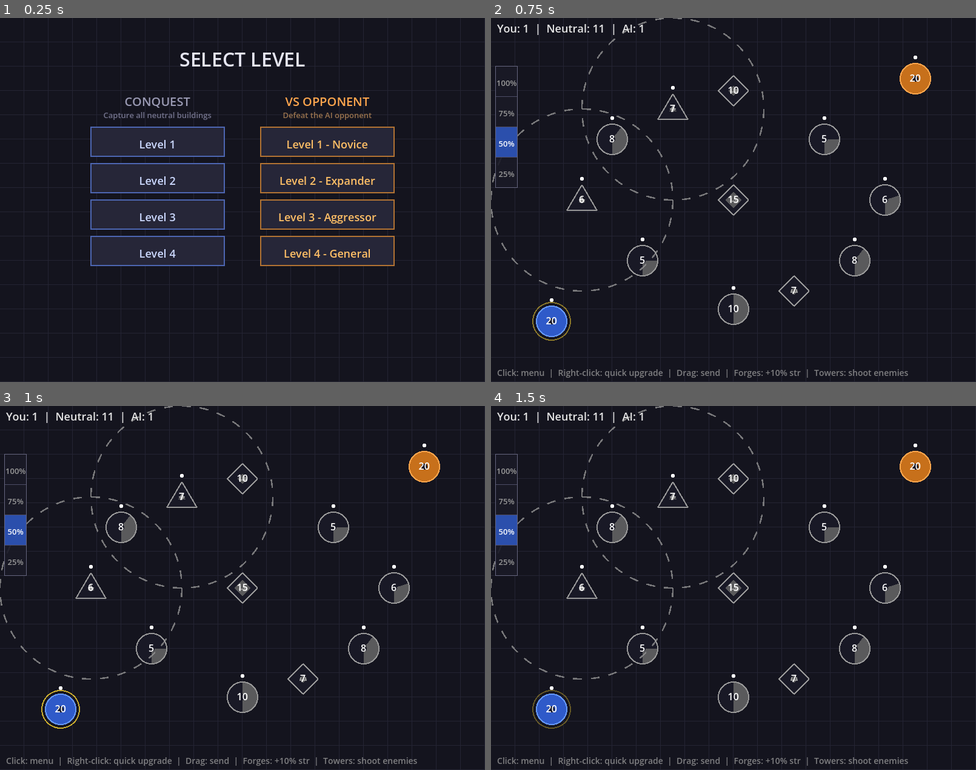
Above: before the commit, frames 1-4 (two rows, left to right).
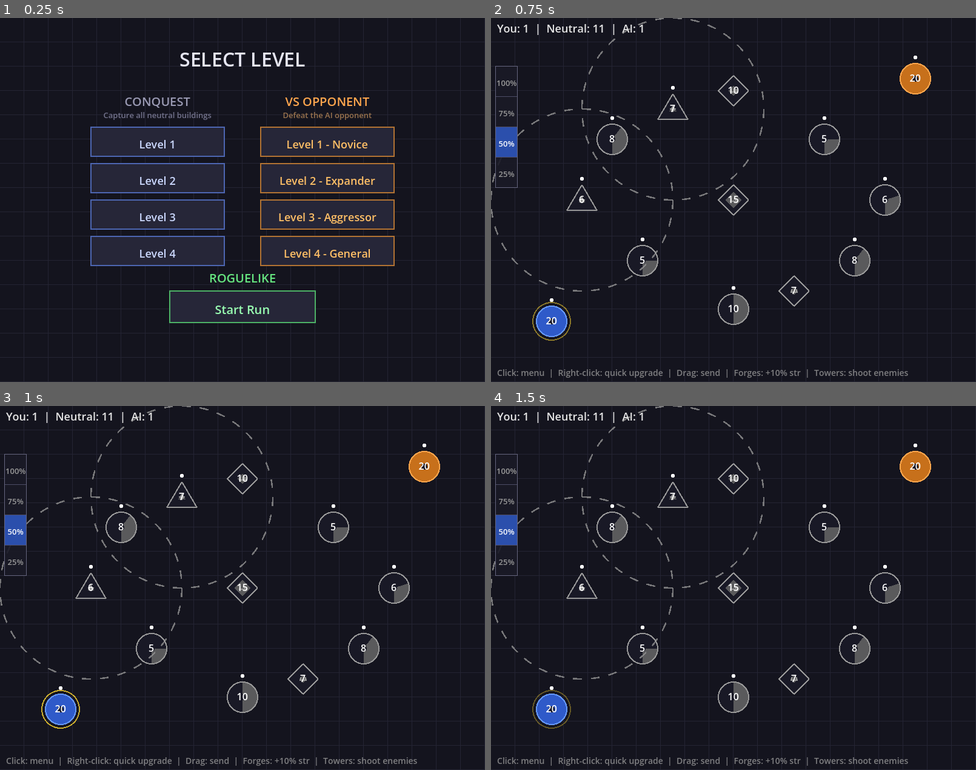
Above: after the commit, the same moments.

Repository: jamesrp/rts_game
Game: Godot game, scene res://main.tscn
Same seed, same stepped clock (60 frames per second), same inputs: the game is played once before the commit and once after it.
Inputs (mouse positions are in pixels of both pictures, inside the frame that each line leads up to):
- Up to frame 1 (0.25 s): no input
- Up to frame 2 (0.75 s): tap Enter at 0.5 s; move the mouse to (840, 181) at 0.52 s; click (840, 181) at 0.67 s
- Up to frame 3 (1 s): no input
- Up to frame 4 (1.5 s): tap Space at 1.25 s; drag from (636, 606) to (709, 660) at 1.27 s

The runs differ from the first frame. In frame 1, 2.8% of the frame differs, in the area x 34-66%, y 70-84%; in frame 2, nothing differs; in frame 3, nothing differs; in frame 4, nothing differs.

Commit message:
Add roguelike game mode with multi-act run structure
Adds a roguelike layer with procedural node map, branching paths,
battle encounters, and run progression across multiple acts.

Co-Authored-By: Claude Opus 4.6 <noreply@anthropic.com>

Diff:
--- a/game/main.gd
+++ b/game/main.gd
@@ -49,6 +49,16 @@
 
 # === AI State ===
 var ai_timer: float = 0.0
+
+# === Roguelike Run State ===
+var in_roguelike_run: bool = false
+var run_hp: int = 100
+var run_max_hp: int = 100
+var run_act: int = 1
+var run_map: Array = []  # Array of rows, each row is array of node dicts
+var run_current_row: int = 0
+var run_last_node: int = -1  # Column index chosen in current row
+var run_overlay: String = ""  # "", "run_over", "run_won"
 
 # === Level Select UI ===
 var level_buttons: Array = []
@@ -92,6 +102,14 @@
 			"level": i + 1,
 			"label": ai_labels[i],
 		})
+
+	# Roguelike button (centered below both columns)
+	level_buttons.append({
+		"rect": Rect2(cx - 120, start_y + 4 * (btn_h + gap) + 30, 240, 52),
+		"mode": "roguelike",
+		"level": 0,
+		"label": "Start Run",
+	})
 
 func _create_sfx(duration_sec: float, generator: Callable) -> AudioStreamPlayer:
 	var sample_rate := 22050
@@ -157,6 +175,283 @@
 			var val := (sin(TAU * 600.0 * t) + 0.2 * sin(TAU * 1200.0 * t)) * env * 0.6
 			data[i] = int((val * 0.5 + 0.5) * 255.0)
 	)
+
+# === Roguelike Run ===
+
+func _start_roguelike_run() -> void:
+	run_hp = 100
+	run_max_hp = 100
+	run_act = 1
+	run_current_row = 0
+	run_last_node = -1
+	run_overlay = ""
+	run_map = _generate_run_map(run_act)
+	game_state = "roguelike_map"
+
+func _generate_run_map(act: int) -> Array:
+	var map: Array = []
+	var row_counts: Array = [3, 3, 4, 3, 1]
+
+	for row_idx in range(row_counts.size()):
+		var row: Array = []
+		var count: int = row_counts[row_idx]
+		for col_idx in range(count):
+			var node_type: String
+			if row_idx == row_counts.size() - 1:
+				node_type = "boss"
+			else:
+				node_type = "battle"
+			var x: float = _get_map_node_x(col_idx, count)
+			var y: float = 500.0 - row_idx * 95.0
+			row.append({
+				"type": node_type,
+				"completed": false,
+				"position": Vector2(x, y),
+				"next_edges": [],
+			})
+		map.append(row)
+
+	# Generate edges between adjacent rows
+	for row_idx in range(map.size() - 1):
+		var cur_row: Array = map[row_idx]
+		var nxt_row: Array = map[row_idx + 1]
+		var incoming: Array = []
+		incoming.resize(nxt_row.size())
+		for i in range(nxt_row.size()):
+			incoming[i] = false
+
+		for col_idx in range(cur_row.size()):
+			# Natural mapping based on position ratio
+			var natural: int = int(float(col_idx) / float(cur_row.size()) * float(nxt_row.size()))
+			natural = clampi(natural, 0, nxt_row.size() - 1)
+			cur_row[col_idx]["next_edges"].append(natural)
+			incoming[natural] = true
+			# 50% chance to also connect to an adjacent node
+			if randf() < 0.5:
+				var alt: int = natural + (1 if randf() < 0.5 else -1)
+				alt = clampi(alt, 0, nxt_row.size() - 1)
+				if alt != natural and alt not in cur_row[col_idx]["next_edges"]:
+					cur_row[col_idx]["next_edges"].append(alt)
+					incoming[alt] = true
+
+		# Ensure every next-row node has at least one incoming edge
+		for i in range(nxt_row.size()):
+			if not incoming[i]:
+				var closest: int = clampi(int(float(i) / float(nxt_row.size()) * float(cur_row.size())), 0, cur_row.size() - 1)
+				if i not in cur_row[closest]["next_edges"]:
+					cur_row[closest]["next_edges"].append(i)
+
+	return map
+
+func _get_map_node_x(col: int, total: int) -> float:
+	if total == 1:
+		return 400.0
+	var margin: float = 150.0
+	var spacing: float = (800.0 - 2.0 * margin) / float(total - 1)
+	return margin + col * spacing
+
+func _is_node_available(row: int, col: int) -> bool:
+	if row != run_current_row:
+		return false
+	if run_map[row][col]["completed"]:
+		return false
+	if run_current_row == 0:
+		return true
+	# Check if any completed node in previous row connects here
+	for prev_col in range(run_map[run_current_row - 1].size()):
+		var prev_node: Dictionary = run_map[run_current_row - 1][prev_col]
+		if prev_node["completed"] and col in prev_node["next_edges"]:
+			return true
+	return false
+
+func _start_roguelike_battle(col: int) -> void:
+	run_last_node = col
+	var ai_level: int
+	if run_map[run_current_row][col]["type"] == "boss":
+		ai_level = clampi(run_act + 1, 2, 4)
+	else:
+		match run_act:
+			1: ai_level = 1 + (randi() % 2)
+			2: ai_level = 2 + (randi() % 2)
+			_: ai_level = 3 + (randi() % 2)
+		ai_level = clampi(ai_level, 1, 4)
+	_start_level("ai", ai_level)
+	in_roguelike_run = true
+
+func _return_from_roguelike_battle() -> void:
+	var won: bool = game_won
+	# Clean up battle state
+	buildings.clear()
+	unit_groups.clear()
+	visual_effects.clear()
+	context_menu_building_id = -1
+	context_menu_options.clear()
+	in_roguelike_run = false
+
+	if won:
+		run_map[run_current_row][run_last_node]["completed"] = true
+		var is_boss: bool = run_map[run_current_row][run_last_node]["type"] == "boss"
+		if is_boss:
+			if run_act >= 3:
+				run_overlay = "run_won"
+				game_state = "roguelike_map"
+			else:
+				run_act += 1
+				run_map = _generate_run_map(run_act)
+				run_current_row = 0
+				run_last_node = -1
+				game_state = "roguelike_map"
+		else:
+			run_current_row += 1
+			game_state = "roguelike_map"
+	else:
+		# Lost: take HP damage, still advance
+		run_hp -= 25
+		run_map[run_current_row][run_last_node]["completed"] = true
+		if run_hp <= 0:
+			run_hp = 0
+			run_overlay = "run_over"
+			game_state = "roguelike_map"
+		else:
+			run_current_row += 1
+			game_state = "roguelike_map"
+
+func _abandon_roguelike_run() -> void:
+	game_state = "level_select"
+	run_map.clear()
+
+func _input_roguelike_map(event: InputEvent) -> void:
+	if not (event is InputEventMouseButton and event.button_index == MOUSE_BUTTON_LEFT and event.pressed):
+		if event is InputEventKey and event.pressed and event.keycode == KEY_ESCAPE:
+			if run_overlay == "":
+				_abandon_roguelike_run()
+		return
+
+	# If overlay is showing, click dismisses it
+	if run_overlay == "run_over" or run_overlay == "run_won":
+		game_state = "level_select"
+		run_map.clear()
+		run_overlay = ""
+		return
+
+	# Check node clicks
+	if run_current_row >= run_map.size():
+		return
+	for col_idx in range(run_map[run_current_row].size()):
+		var node: Dictionary = run_map[run_current_row][col_idx]
+		if node["position"].distance_to(event.position) <= 22.0 and _is_node_available(run_current_row, col_idx):
+			sfx_click.play()
+			_start_roguelike_battle(col_idx)
+			return
+
+func _draw_roguelike_map() -> void:
+	_draw_background()
+	var font := ThemeDB.fallback_font
+
+	# Title
+	var title := "ACT %d" % run_act
+	var title_size := font.get_string_size(title, HORIZONTAL_ALIGNMENT_CENTER, -1, 28)
+	draw_string(font, Vector2(400 - title_size.x / 2, 40), title,
+		HORIZONTAL_ALIGNMENT_LEFT, -1, 28, Color(0.9, 0.85, 0.6))
+
+	# HP bar
+	var hp_text := "HP: %d / %d" % [run_hp, run_max_hp]
+	draw_string(font, Vector2(620, 40), hp_text,
+		HORIZONTAL_ALIGNMENT_LEFT, -1, 16, Color(0.9, 0.3, 0.3))
+	var bar_x: float = 620.0
+	var bar_y: float = 48.0
+	var bar_w: float = 150.0
+	var bar_h: float = 12.0
+	draw_rect(Rect2(bar_x, bar_y, bar_w, bar_h), Color(0.2, 0.1, 0.1))
+	var fill_w: float = bar_w * float(run_hp) / float(run_max_hp)
+	draw_rect(Rect2(bar_x, bar_y, fill_w, bar_h), Color(0.8, 0.2, 0.2))
+	draw_rect(Rect2(bar_x, bar_y, bar_w, bar_h), Color(0.5, 0.2, 0.2), false, 1.0)
+
+	# Draw edges
+	for row_idx in range(run_map.size() - 1):
+		for col_idx in range(run_map[row_idx].size()):
+			var node: Dictionary = run_map[row_idx][col_idx]
+			for next_col in node["next_edges"]:
+				var next_node: Dictionary = run_map[row_idx + 1][next_col]
+				var edge_color := Color(0.3, 0.3, 0.4)
+				if node["completed"]:
+					# Highlight the path taken
+					if run_map[row_idx + 1][next_col]["completed"]:
+						edge_color = Color(0.3, 0.5, 0.3, 0.7)
+					else:
+						edge_color = Color(0.25, 0.25, 0.3)
+				elif row_idx == run_current_row and _is_node_available(row_idx, col_idx):
+					edge_color = Color(0.4, 0.5, 0.7, 0.5)
+				draw_line(node["position"], next_node["position"], edge_color, 2.0)
+
+	# Draw nodes
+	for row_idx in range(run_map.size()):
+		for col_idx in range(run_map[row_idx].size()):
+			var node: Dictionary = run_map[row_idx][col_idx]
+			var pos: Vector2 = node["position"]
+			var available: bool = _is_node_available(row_idx, col_idx)
+
+			if node["completed"]:
+				draw_circle(pos, 14.0, Color(0.2, 0.2, 0.25))
+				draw_arc(pos, 14.0, 0, TAU, 32, Color(0.3, 0.3, 0.35), 2.0)
+				draw_line(pos + Vector2(-5, 0), pos + Vector2(-1, 4), Color(0.4, 0.6, 0.4), 2.0)
+				draw_line(pos + Vector2(-1, 4), pos + Vector2(5, -4), Color(0.4, 0.6, 0.4), 2.0)
+			elif node["type"] == "boss":
+				var boss_col := Color(0.9, 0.3, 0.2) if available else Color(0.5, 0.2, 0.15)
+				draw_circle(pos, 18.0, Color(0.15, 0.05, 0.05))
+				draw_arc(pos, 18.0, 0, TAU, 32, boss_col, 2.5)
+				# Skull-like icon: eyes and mouth
+				draw_circle(pos + Vector2(-4, -3), 2.0, boss_col)
+				draw_circle(pos + Vector2(4, -3), 2.0, boss_col)
+				draw_line(pos + Vector2(-3, 4), pos + Vector2(3, 4), boss_col, 1.5)
+				if available:
+					var pulse: float = 0.4 + 0.4 * sin(game_time * 3.0)
+					draw_arc(pos, 22.0, 0, TAU, 32, Color(0.9, 0.3, 0.2, pulse), 2.0)
+			elif available:
+				var pulse: float = 0.6 + 0.3 * sin(game_time * 3.0)
+				draw_circle(pos, 14.0, Color(0.15, 0.2, 0.35))
+				draw_arc(pos, 14.0, 0, TAU, 32, Color(0.4, 0.6, 1.0, pulse), 2.5)
+				# Crossed swords icon
+				draw_line(pos + Vector2(-5, -5), pos + Vector2(5, 5), Color(0.7, 0.8, 1.0), 2.0)
+				draw_line(pos + Vector2(5, -5), pos + Vector2(-5, 5), Color(0.7, 0.8, 1.0), 2.0)
+			else:
+				draw_circle(pos, 12.0, Color(0.12, 0.12, 0.16))
+				draw_arc(pos, 12.0, 0, TAU, 32, Color(0.25, 0.25, 0.3), 1.5)
+
+	# Row labels
+	var row_labels: Array = ["I", "II", "III", "IV", "BOSS"]
+	for row_idx in range(run_map.size()):
+		var y: float = run_map[row_idx][0]["position"].y + 5
+		var lbl: String = row_labels[row_idx] if row_idx < row_labels.size() else str(row_idx + 1)
+		draw_string(font, Vector2(30, y), lbl,
+			HORIZONTAL_ALIGNMENT_LEFT, -1, 14, Color(0.35, 0.35, 0.4))
+
+	# Instructions
+	var help := "Click a glowing node to battle  |  ESC to abandon run"
+	draw_string(font, Vector2(10, 590), help,
+		HORIZONTAL_ALIGNMENT_LEFT, -1, 14, Color(0.5, 0.5, 0.55))
+
+	# Overlays
+	if run_overlay == "run_over":
+		draw_rect(Rect2(0, 0, SCREEN_W, SCREEN_H), Color(0, 0, 0, 0.6))
+		var msg := "RUN OVER"
+		var msg_size := font.get_string_size(msg, HORIZONTAL_ALIGNMENT_CENTER, -1, 36)
+		draw_string(font, Vector2(400 - msg_size.x / 2, 270), msg,
+			HORIZONTAL_ALIGNMENT_LEFT, -1, 36, Color(1.0, 0.3, 0.3))
+		var sub := "Reached Act %d  |  Click to return" % run_act
+		var sub_size := font.get_string_size(sub, HORIZONTAL_ALIGNMENT_CENTER, -1, 18)
+		draw_string(font, Vector2(400 - sub_size.x / 2, 310), sub,
+			HORIZONTAL_ALIGNMENT_LEFT, -1, 18, Color(0.7, 0.5, 0.5))
+	elif run_overlay == "run_won":
+		draw_rect(Rect2(0, 0, SCREEN_W, SCREEN_H), Color(0, 0, 0, 0.6))
+		var msg := "VICTORY!"
+		var msg_size := font.get_string_size(msg, HORIZONTAL_ALIGNMENT_CENTER, -1, 36)
+		draw_string(font, Vector2(400 - msg_size.x / 2, 270), msg,
+			HORIZONTAL_ALIGNMENT_LEFT, -1, 36, Color(1.0, 0.85, 0.2))
+		var sub := "All 3 acts completed!  |  Click to return"
+		var sub_size := font.get_string_size(sub, HORIZONTAL_ALIGNMENT_CENTER, -1, 18)
+		draw_string(font, Vector2(400 - sub_size.x / 2, 310), sub,
+			HORIZONTAL_ALIGNMENT_LEFT, -1, 18, Color(0.8, 0.75, 0.5))
 
 # === Level Configurations ===
 
@@ -406,6 +701,10 @@
 	if game_state == "level_select":
 		queue_redraw()
 		return
+	if game_state == "roguelike_map":
+		game_time += delta
+		queue_redraw()
+		return
 
 	game_time += delta
 	if game_won or game_lost:
@@ -1020,10 +1319,16 @@
 	if game_state == "level_select":
 		_input_level_select(event)
 		return
+	if game_state == "roguelike_map":
+		_input_roguelike_map(event)
+		return
 
 	if game_won or game_lost:
 		if event is InputEventMouseButton and event.button_index == MOUSE_BUTTON_LEFT and event.pressed:
-			_return_to_menu()
+			if in_roguelike_run:
+				_return_from_roguelike_battle()
+			else:
+				_return_to_menu()
 		return
 
 	if event is InputEventMouseButton and event.button_index == MOUSE_BUTTON_LEFT:
@@ -1041,7 +1346,10 @@
 		for btn in level_buttons:
 			if btn["rect"].has_point(event.position):
 				sfx_click.play()
-				_start_level(btn["mode"], btn["level"])
+				if btn["mode"] == "roguelike":
+					_start_roguelike_run()
+				else:
+					_start_level(btn["mode"], btn["level"])
 				return
 
 func _handle_left_press(pos: Vector2) -> void:
@@ -1169,6 +1477,9 @@
 	if game_state == "level_select":
 		_draw_level_select()
 		return
+	if game_state == "roguelike_map":
+		_draw_roguelike_map()
+		return
 	_draw_background()
 	_draw_unit_group_lines()
 	_draw_drag_line()
@@ -1216,22 +1527,40 @@
 	draw_string(font, Vector2(right_x + (btn_w - sa_size.x) / 2, 165), sub_ai,
 		HORIZONTAL_ALIGNMENT_LEFT, -1, 13, Color(0.6, 0.45, 0.3))
 
+	# Roguelike header (centered below both columns)
+	var header_rl := "ROGUELIKE"
+	var hr_size := font.get_string_size(header_rl, HORIZONTAL_ALIGNMENT_CENTER, -1, 20)
+	var rl_header_y: float = 180.0 + 4.0 * (48.0 + 12.0) + 16.0
+	draw_string(font, Vector2(400 - hr_size.x / 2, rl_header_y), header_rl,
+		HORIZONTAL_ALIGNMENT_LEFT, -1, 20, Color(0.4, 0.9, 0.5))
+
 	# Buttons
 	for btn in level_buttons:
 		var r: Rect2 = btn["rect"]
+		var is_roguelike: bool = btn["mode"] == "roguelike"
 		var is_ai: bool = btn["mode"] == "ai"
 		var bg_color := Color(0.15, 0.15, 0.22)
-		var border_color := Color(0.3, 0.4, 0.7) if not is_ai else Color(0.7, 0.45, 0.2)
-		var text_color := Color(0.8, 0.85, 1.0) if not is_ai else Color(1.0, 0.75, 0.4)
+		var border_color: Color
+		var text_color: Color
+		if is_roguelike:
+			border_color = Color(0.3, 0.7, 0.4)
+			text_color = Color(0.6, 1.0, 0.7)
+		elif is_ai:
+			border_color = Color(0.7, 0.45, 0.2)
+			text_color = Color(1.0, 0.75, 0.4)
+		else:
+			border_color = Color(0.3, 0.4, 0.7)
+			text_color = Color(0.8, 0.85, 1.0)
 
 		draw_rect(r, bg_color)
 		draw_rect(r, border_color, false, 2.0)
 
 		var label: String = btn["label"]
-		var label_size := font.get_string_size(label, HORIZONTAL_ALIGNMENT_CENTER, -1, 18)
+		var font_size: int = 20 if is_roguelike else 18
+		var label_size := font.get_string_size(label, HORIZONTAL_ALIGNMENT_CENTER, -1, font_size)
 		draw_string(font, Vector2(r.position.x + (r.size.x - label_size.x) / 2,
 			r.position.y + (r.size.y + label_size.y) / 2 - 2), label,
-			HORIZONTAL_ALIGNMENT_LEFT, -1, 18, text_color)
+			HORIZONTAL_ALIGNMENT_LEFT, -1, font_size, text_color)
 
 func _draw_visual_effects() -> void:
 	for fx in visual_effects:
@@ -1518,6 +1847,20 @@
 		draw_string(font, Vector2(10, 24), hud_text,
 			HORIZONTAL_ALIGNMENT_LEFT, -1, 18, Color(0.9, 0.9, 0.9))
 
+	# Run HP bar during roguelike battles
+	if in_roguelike_run:
+		var rbar_x: float = 620.0
+		var rbar_y: float = 8.0
+		var rbar_w: float = 150.0
+		var rbar_h: float = 14.0
+		draw_rect(Rect2(rbar_x, rbar_y, rbar_w, rbar_h), Color(0.2, 0.1, 0.1))
+		var rfill: float = rbar_w * float(run_hp) / float(run_max_hp)
+		draw_rect(Rect2(rbar_x, rbar_y, rfill, rbar_h), Color(0.8, 0.2, 0.2))
+		draw_rect(Rect2(rbar_x, rbar_y, rbar_w, rbar_h), Color(0.5, 0.2, 0.2), false, 1.0)
+		var rhp_text := "Run HP: %d" % run_hp
+		draw_string(font, Vector2(rbar_x + 4, rbar_y + 11), rhp_text,
+			HORIZONTAL_ALIGNMENT_LEFT, -1, 11, Color(1.0, 0.8, 0.8))
+
 	# Instructions
 	var help_text: String = "Click: menu  |  Right-click: quick upgrade  |  Drag: send  |  Forges: +10% str  |  Towers: shoot enemies"
 	draw_string(font, Vector2(10, 590), help_text,
